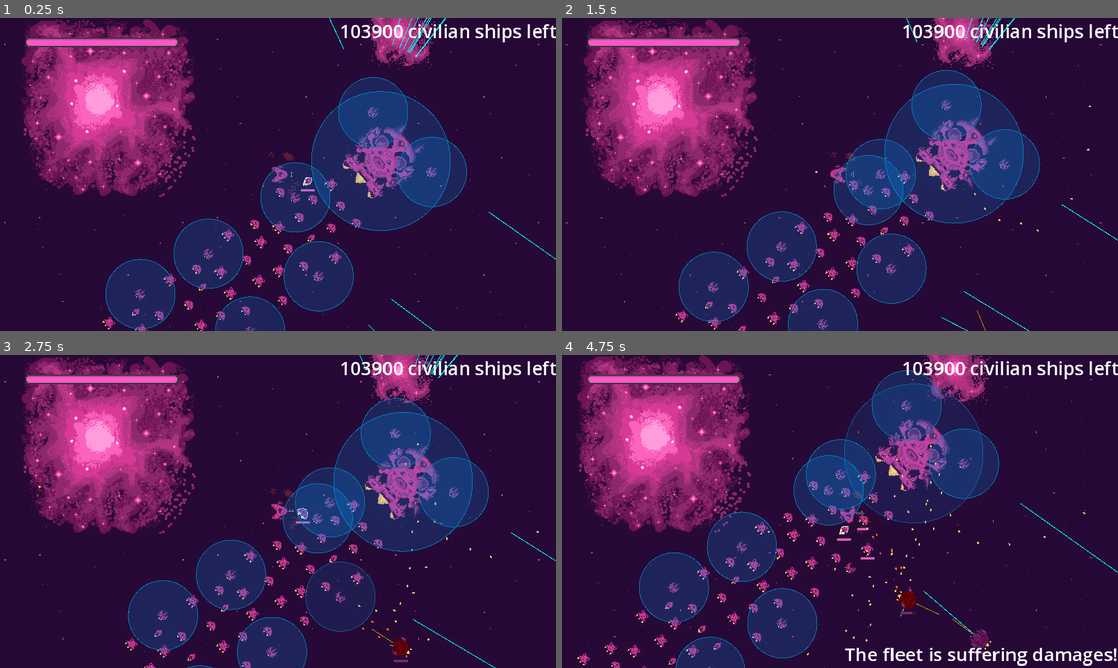
Above: before the commit, frames 1-4 (two rows, left to right).
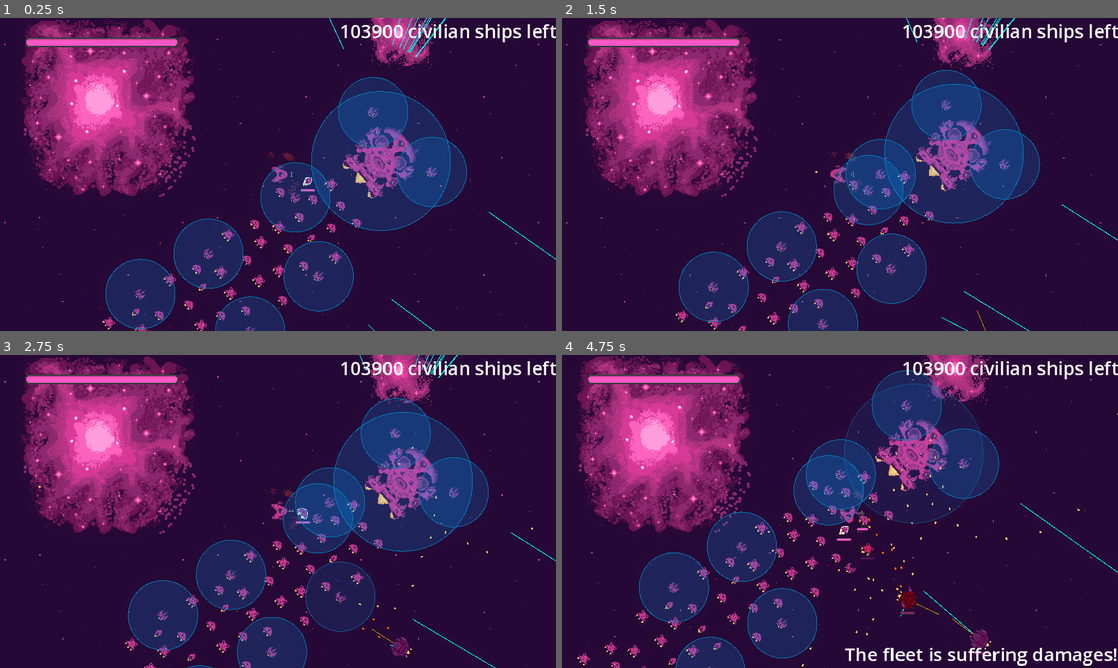
Above: after the commit, the same moments.

Repository: bear-minimum-studio/space-bear
Game: Godot game, scene res://Game.tscn
Two runs of this game, one before a commit and one after it. Both use one fixed random seed, a clock stepped at 60 frames per second and the inputs below.
Inputs:
- Up to frame 1 (0.25 s): no input
- Up to frame 2 (1.5 s): tap Enter (upgrade) at 0.5 s; hold Right (turn_right) 0.53-1.28 s; tap Down (decelerate) at 0.6 s; hold Ctrl (brake) from 1.28 s (still down); tap Space (fire) at 1.35 s
- Up to frame 3 (2.75 s): release Ctrl (brake) at 2.03 s; hold Right (turn_right) from 2.03 s (still down); hold G (grappling_hook) from 2.03 s (still down)
- Up to frame 4 (4.75 s): release Right (turn_right) at 2.78 s; release G (grappling_hook) at 2.78 s; hold Up (accelerate) 2.78-3.53 s; tap F (turret_fire) at 2.85 s; hold Left (turn_left) from 3.53 s (still down); tap Down (decelerate) at 3.6 s; tap Space (fire) at 4.35 s

The runs differ from the first frame. In frame 1, less than 0.1% of the frame differs, in the area x 64-77%, y 34-54%; in frame 2, 0.1%; in frame 3, 0.3%; in frame 4, 0.4%, in the area x 37-100%, y 10-100%.

Commit message:
fix: Make turret range different for all turrets

Diff:
--- a/npc/Turret.gd
+++ b/npc/Turret.gd
@@ -3,7 +3,7 @@
 
 @onready var collision_shape_2d = $CollisionShape2D
 
-@export_range(0.0, 500.0, 10.0, "or_greater") var turret_range: float = 100.0 :
+@export_range(0.0, 500.0, 10.0, "or_greater") var turret_range: float = 250.0 :
 	set(new_turret_range):
 		turret_range = new_turret_range
 		if collision_shape_2d != null:
--- a/npc/Turret.tscn
+++ b/npc/Turret.tscn
@@ -4,13 +4,13 @@
 [ext_resource type="Texture2D" uid="uid://dawessb8b5xl2" path="res://npc/tourelle.png" id="2_nviab"]
 
 [sub_resource type="CircleShape2D" id="CircleShape2D_0uq2m"]
+resource_local_to_scene = true
 radius = 250.0
 
 [node name="Turret" type="Area2D"]
 collision_layer = 0
 collision_mask = 2
 script = ExtResource("1_s1iw8")
-turret_range = 250.0
 bullet_spread = 10.0
 bullets_per_second = 12.0
 
--- a/npc/mother-ship/MotherShip.tscn
+++ b/npc/mother-ship/MotherShip.tscn
@@ -9,6 +9,18 @@
 [sub_resource type="CapsuleShape2D" id="CapsuleShape2D_tks0q"]
 radius = 71.0
 height = 198.0
+
+[sub_resource type="CircleShape2D" id="CircleShape2D_li7pw"]
+resource_local_to_scene = true
+radius = 500.0
+
+[sub_resource type="CircleShape2D" id="CircleShape2D_b6ein"]
+resource_local_to_scene = true
+radius = 500.0
+
+[sub_resource type="CircleShape2D" id="CircleShape2D_2cn2x"]
+resource_local_to_scene = true
+radius = 500.0
 
 [node name="MotherShip" instance=ExtResource("1_0bdkf")]
 collision_layer = 8
@@ -34,23 +46,32 @@
 
 [node name="Turret" parent="." index="5" instance=ExtResource("4_niboy")]
 position = Vector2(-13, 77)
-scale = Vector2(2, 2)
+turret_range = 500.0
 bullet_type = 1
 
 [node name="Turret2" parent="." index="6" instance=ExtResource("4_niboy")]
 position = Vector2(-15, -80)
-scale = Vector2(2, 2)
+turret_range = 500.0
 bullet_type = 1
+
+[node name="CollisionShape2D" parent="Turret2" index="0"]
+shape = SubResource("CircleShape2D_li7pw")
 
 [node name="Turret3" parent="." index="7" instance=ExtResource("4_niboy")]
 position = Vector2(88, -32)
-scale = Vector2(2, 2)
+turret_range = 500.0
 bullet_type = 1
+
+[node name="CollisionShape2D" parent="Turret3" index="0"]
+shape = SubResource("CircleShape2D_b6ein")
 
 [node name="Turret4" parent="." index="8" instance=ExtResource("4_niboy")]
 position = Vector2(88, 44)
-scale = Vector2(2, 2)
+turret_range = 500.0
 bullet_type = 1
+
+[node name="CollisionShape2D" parent="Turret4" index="0"]
+shape = SubResource("CircleShape2D_2cn2x")
 
 [node name="HealthBar" parent="UI" index="0"]
 offset_left = -94.0
Not shown: 1 places in npc/mother-ship/MotherShip.tscn that only renumber resources
